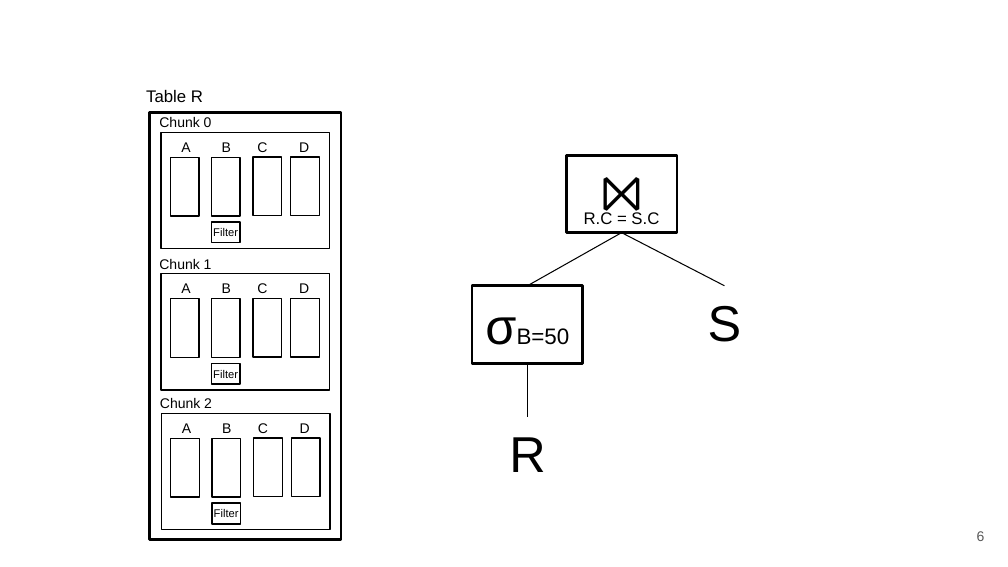
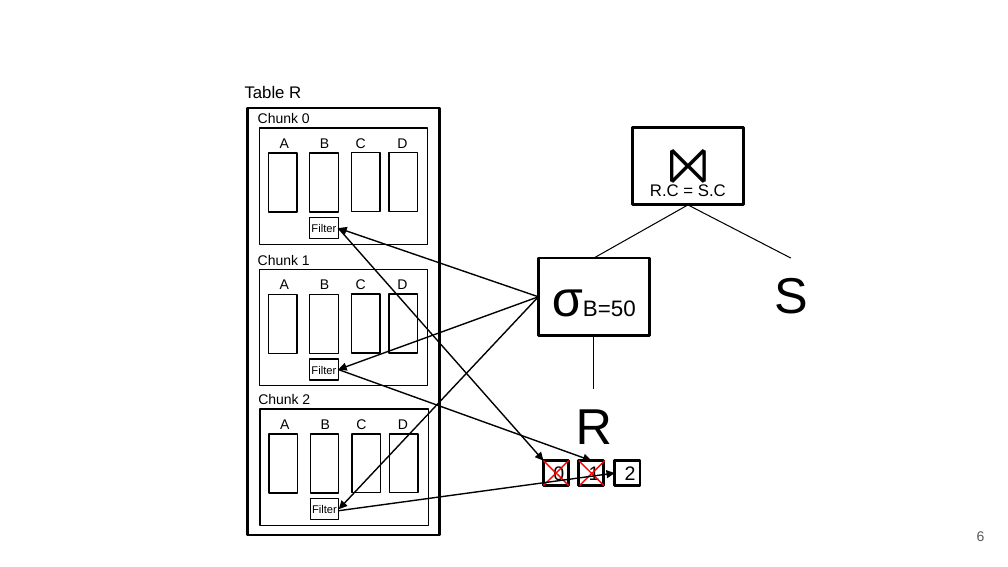
Before and after one commit to ArneMayer/MasterarbeitJupyter, a slide deck: slide 6 of presentation.pptx. Drawn at 1008x567 pixels with LibreOffice and Linux fonts; fonts in the diff are those of the drawing. Boxes give left, top, right and bottom in pixels: in the first picture for what was removed or moved away, otherwise in the second. Text is boxed around its words. In the diff, an @@ line names an element or a change of style, - is before the commit and + after.

```diff
--- a/presentation.pptx
+++ b/presentation.pptx
@@ 2 texts, 2 rectangles, 2 lines: place and size @@
-2 texts, 2 rectangles, 2 lines at box(472, 155, 742, 472)
+2 texts, 2 rectangles, 2 lines at box(538, 127, 808, 444)
@@ arrow added from (538, 296) to (339, 228), #000000 1 pt @@
@@ arrow added from (339, 228) to (543, 461), #000000 1 pt @@
@@ 4 rectangles, 2 texts: place and size @@
-4 rectangles, 2 texts at box(212, 142, 240, 384)
+4 rectangles, 2 texts at box(309, 138, 338, 380)
@@ arrow added from (538, 296) to (339, 370), #000000 1 pt @@
@@ arrow added from (538, 296) to (339, 509), #000000 1 pt @@
@@ line moved from (527, 363) - (527, 417) to (594, 336) - (594, 389) @@
@@ arrow added from (339, 370) to (592, 461), #000000 1 pt @@
@@ 15 rectangles, 14 texts: place and size @@
-15 rectangles, 14 texts at box(146, 90, 341, 539)
+15 rectangles, 14 texts at box(245, 86, 439, 535)
@@ arrow added from (339, 511) to (615, 473), #000000 1 pt @@
@@ rectangle added at box(543, 461, 569, 486), fill #FFFFFF, outline #000000 2 pt, 14 pt, text #000000 @@
+0
@@ line added from (543, 461) to (569, 486), #FF0000 1 pt @@
@@ line added from (543, 486) to (569, 461), #FF0000 1 pt @@
@@ rectangle added at box(579, 461, 604, 486), fill #FFFFFF, outline #000000 2 pt, 14 pt, text #000000 @@
+1
@@ line added from (579, 461) to (604, 486), #FF0000 1 pt @@
@@ line added from (580, 486) to (605, 461), #FF0000 1 pt @@
@@ rectangle added at box(615, 461, 640, 486), fill #FFFFFF, outline #000000 2 pt, 14 pt, text #000000 @@
+2
```
